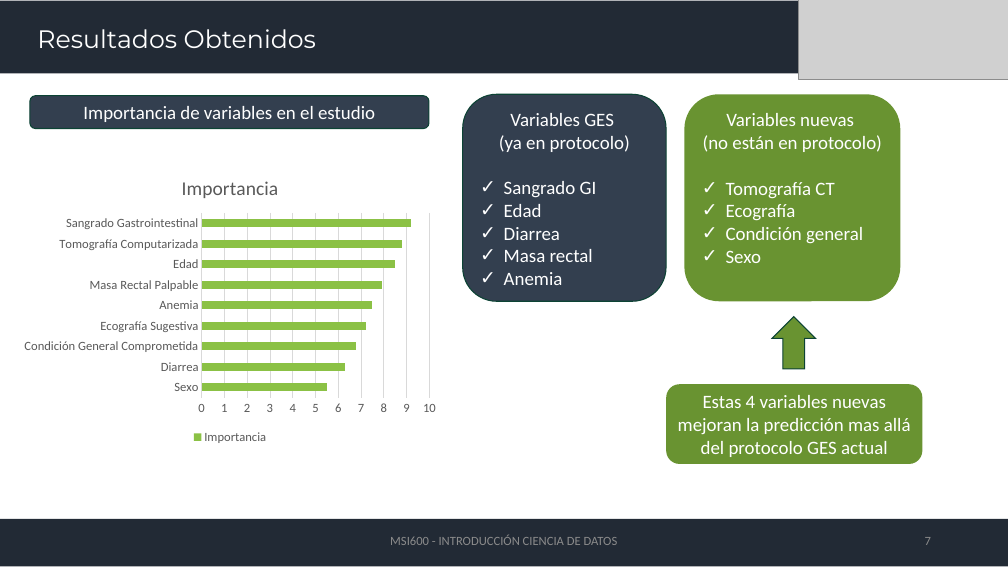
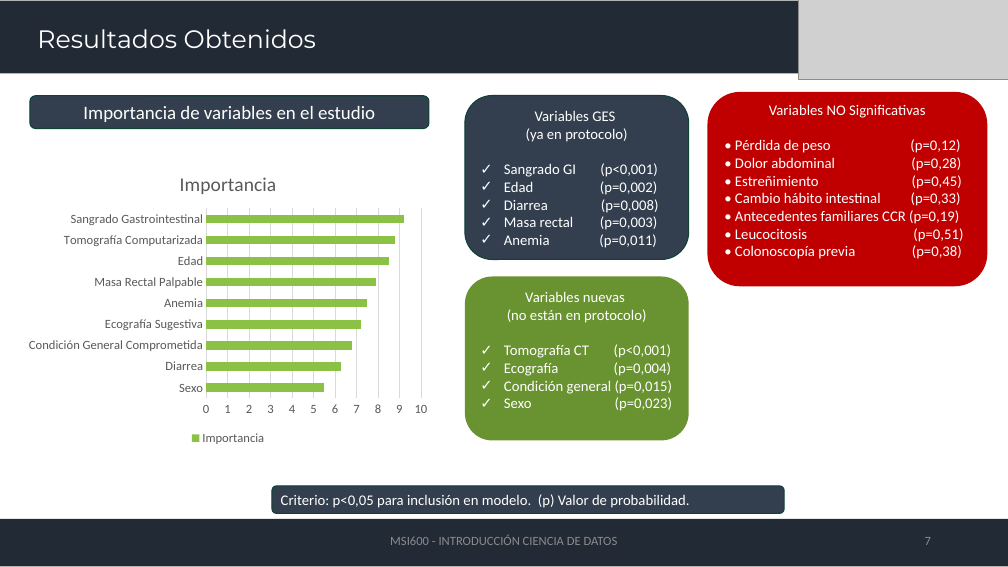
Before and after one commit to bguzmanm/MII-Ciencia-Datos-T001, a slide deck: slide 7 of material/PRESENTACION/cienciadedatosaplicada_investigacion.pptx. Drawn at 1008x567 pixels with LibreOffice and Linux fonts; fonts in the diff are those of the drawing; grey boxes stand for pictures. Boxes give left, top, right and bottom in pixels: in the first picture for what was removed or moved away, otherwise in the second. Text is boxed around its words. In the diff, an @@ line names an element or a change of style, - is before the commit and + after.

```diff
--- a/material/PRESENTACION/cienciadedatosaplicada_investigacion.pptx
+++ b/material/PRESENTACION/cienciadedatosaplicada_investigacion.pptx
@@ rounded rectangle "Variables GES" resized from (x1=463, y1=95, x2=666, y2=302) to (x1=465, y1=95, x2=689, y2=259) @@
@@ text in rounded rectangle at (x1=526, y1=110, x2=627, y2=142): size 18 to 14 pt in "Variables GES", "(ya en protocolo)" @@
@@ rounded rectangle added at (x1=708, y1=92, x2=988, y2=287), fill #C00000, 14 pt, text #FFFFFF @@
+Variables NO Significativas
+• Pérdida de peso (p=0,12)
+• Dolor abdominal (p=0,28)
+• Estreñimiento (p=0,45)
+• Cambio hábito intestinal (p=0,33)
+• Antecedentes familiares CCR (p=0,19)
+• Leucocitosis (p=0,51)
+• Colonoscopía previa (p=0,38)
@@ bar stacked chart resized from (x1=16, y1=161, x2=445, y2=448) to (x1=20, y1=157, x2=436, y2=448) @@
@@ text in rounded rectangle at (x1=504, y1=163, x2=658, y2=248): text changed; size 18 to 14 pt @@
-✓ Sangrado GI
-✓ Edad
-✓ Diarrea
-✓ Masa rectal
-✓ Anemia
+✓ Sangrado GI (p<0,001)
+✓ Edad (p=0,002)
+✓ Diarrea (p=0,008)
+✓ Masa rectal (p=0,003)
+✓ Anemia (p=0,011)
@@ rounded rectangle "Variables nuevas" resized from (x1=684, y1=95, x2=901, y2=302) to (x1=465, y1=277, x2=689, y2=441) @@
@@ text in rounded rectangle at (x1=507, y1=291, x2=646, y2=323): size 18 to 14 pt in "Variables nuevas", "(no están en protocolo)" @@
@@ down arrow removed at (x1=772, y1=317, x2=816, y2=369) @@
@@ text in rounded rectangle at (x1=504, y1=344, x2=672, y2=411): text changed; size 18 to 14 pt @@
-✓ Tomografía CT
-✓ Ecografía
-✓ Condición general
-✓ Sexo
+✓ Tomografía CT (p<0,001)
+✓ Ecografía (p=0,004)
+✓ Condición general (p=0,015)
+✓ Sexo (p=0,023)
@@ rounded rectangle removed at (x1=666, y1=384, x2=923, y2=464) @@
-Estas 4 variables nuevas mejoran la predicción mas allá del protocolo GES actual
@@ rounded rectangle added at (x1=272, y1=486, x2=785, y2=513), fill #333F50, outline #0D4335 1 pt, 14 pt, text #FFFFFF @@
+Criterio: p<0,05 para inclusión en modelo. (p) Valor de probabilidad.
```
Also in this commit, not shown: 7 other slides changed.
